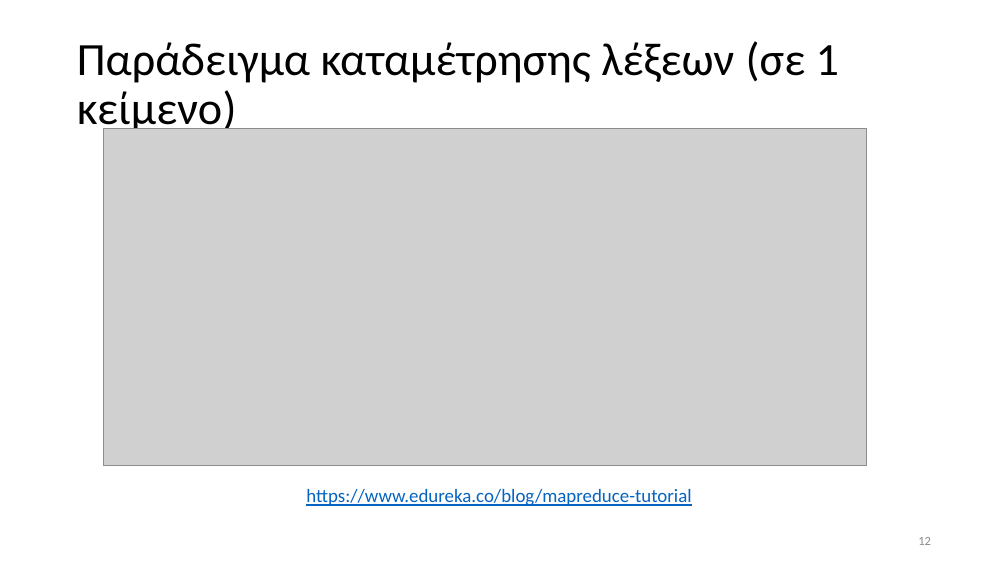
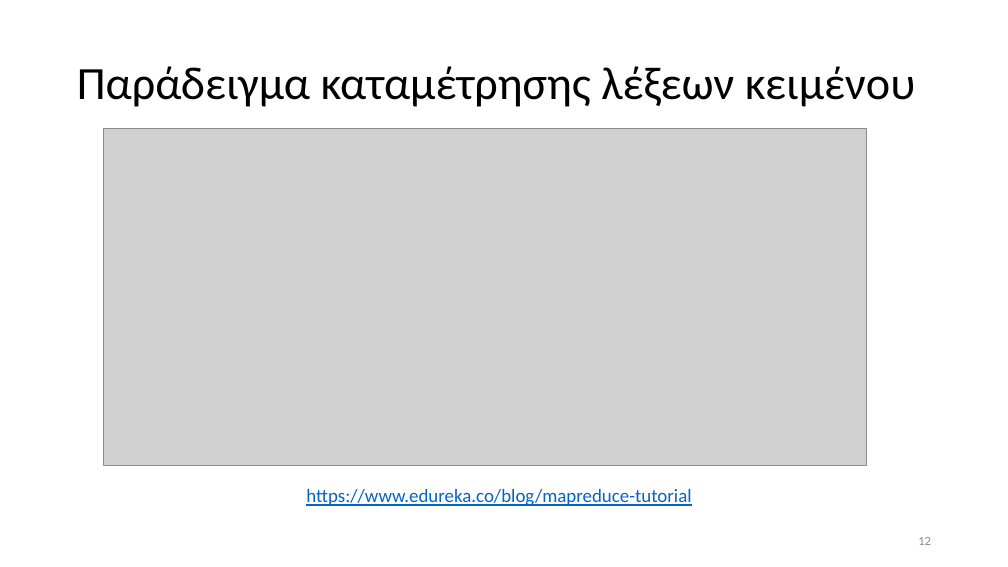
Before and after one commit to chgogos/big_data, a slide deck: slide 12 of 03. Apache Hadoop-Map Reduce.pptx. Drawn at 1008x567 pixels with LibreOffice and Linux fonts; fonts in the diff are those of the drawing; grey boxes stand for pictures. Boxes give left, top, right and bottom in pixels: in the first picture for what was removed or moved away, otherwise in the second. Text is boxed around its words. In the diff, an @@ line names an element or a change of style, - is before the commit and + after.

```diff
--- a/03. Apache Hadoop-Map Reduce.pptx
+++ b/03. Apache Hadoop-Map Reduce.pptx
@@ title at bbox=[77, 66, 915, 107]: text changed @@
-Παράδειγμα καταμέτρησης λέξεων (σε 1 κείμενο)
+Παράδειγμα καταμέτρησης λέξεων κειμένου
```
Also in this commit, not shown: 4 other slides changed, 2 other files.
